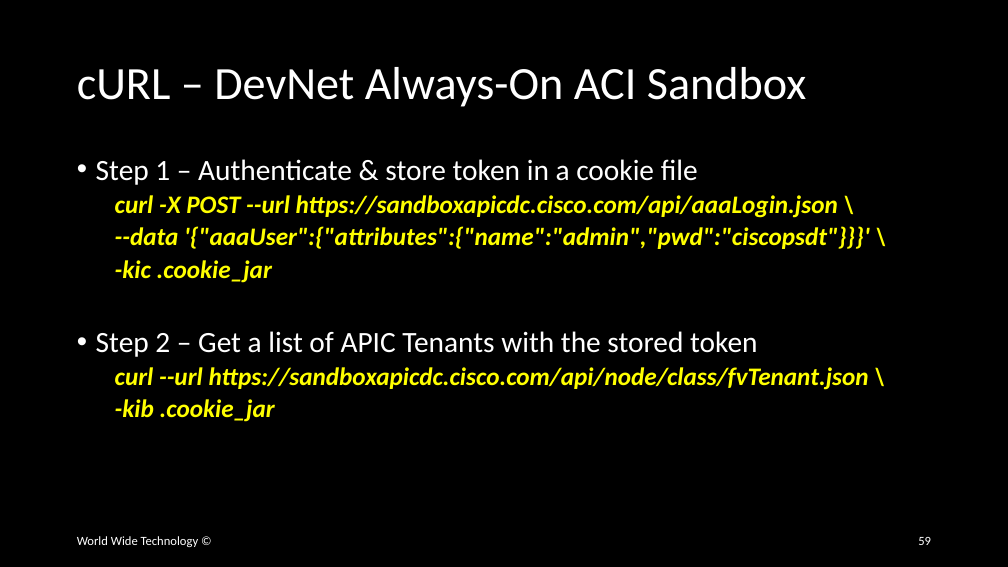
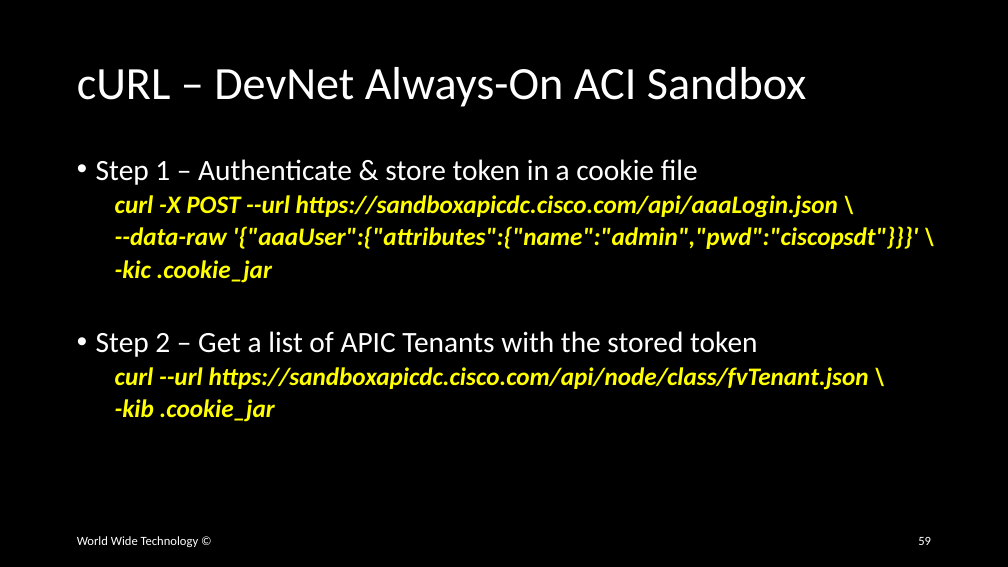
Before and after one commit to wwt/curl-requests-foundations, a slide deck: slide 59 of curl-requests-foundations.pptx. Drawn at 1008x567 pixels with LibreOffice and Linux fonts; fonts in the diff are those of the drawing. Boxes give left, top, right and bottom in pixels: in the first picture for what was removed or moved away, otherwise in the second. Text is boxed around its words. In the diff, an @@ line names an element or a change of style, - is before the commit and + after.

```diff
--- a/curl-requests-foundations.pptx
+++ b/curl-requests-foundations.pptx
@@ text at [115, 226, 919, 249]: text changed @@
-  --data '{"aaaUser":{"attributes":{"name":"admin","pwd":"ciscopsdt"}}}' \
+  --data-raw '{"aaaUser":{"attributes":{"name":"admin","pwd":"ciscopsdt"}}}' \
```
Also in this commit, not shown: 2 other slides changed, 13 slides added.
